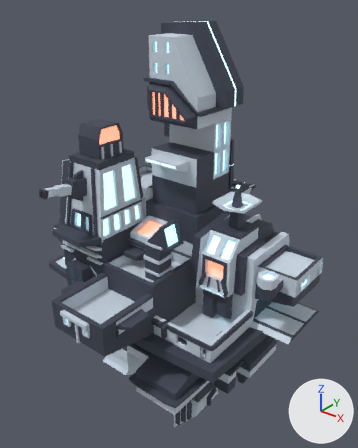
The FBX model src/models/MainSpaceStation.fbx, before and after one commit.
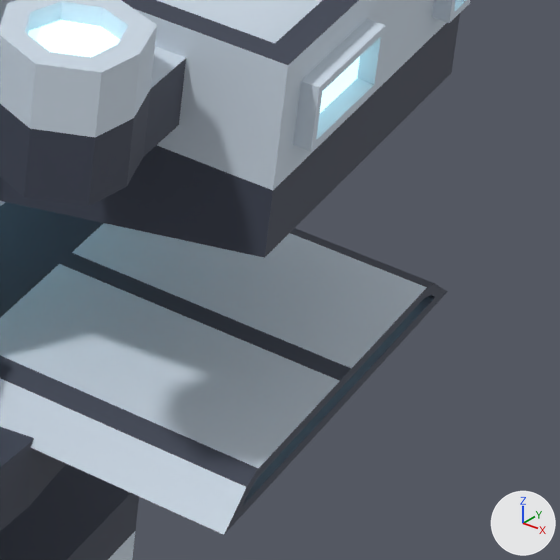
The first picture shows the older version from a 50 mm lens placed at (4.79, -6.5, 6.61), pointed at (-0.62, 0.26, 2.42). The close-ups show both versions on the part from 72% to 93% of the width and 61% to 78% of the height of that picture; other places that the commit changed are outside them. The axes (+X, +Y, +Z) are drawn at lower right. The lights are the same throughout. Where no turn or scale is listed for an object, it has been applied to the vertices.
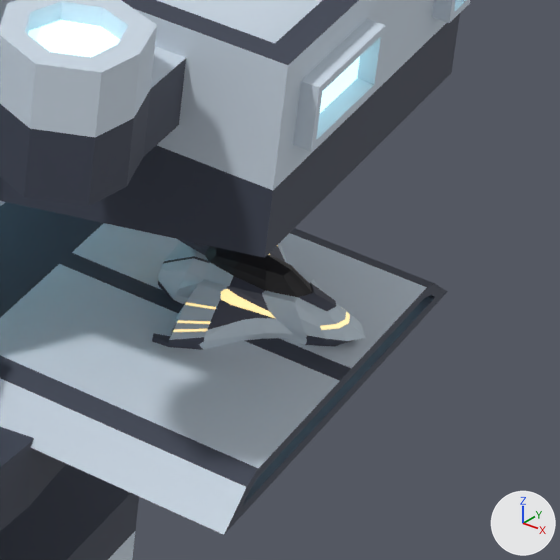
The edits, one by one:
Material 'SpaceShipGray' (mat_spaceshipgray) is new.
Its base color is (0.601, 0.708, 0.8) (white #ccdbe7).
Material 'EmissionYellowShip' (mat_emissionyellowship) is new.
Its base color is (0.8, 0.8, 0.8) (white #e7e7e7).
Its emission color is (1.0, 0.663, 0.165) (yellow #ffd571).
Its emission strength is 1.0.
Material 'SpaceShipDark' (mat_spaceshipdark) is new.
Its base color is (0.067, 0.0751, 0.111) (dark blue #494d5e).
Material 'maskBlack' (mat_maskblack) is new.
Its base color is (0.0073, 0.00663, 0.00902) (black #151318).
Mesh me_cube_002 is new.
It has 412 vertices, 392 faces and spans x -0.354..0.174, y -0.295..0.262, z -0.067..0.143.
Faces by material slot: [172, 148, 38, 34].
It uses material mat_spaceshipgray (white #ccdbe7).
It uses material mat_spaceshipdark (dark blue #494d5e).
It uses material mat_maskblack (black #151318).
It uses material mat_emissionyellowship (white #e7e7e7).
Object 'YellowShip' (ob_yellowship) is new; it shows me_cube_002.
Its location is (1.822, 0.733, 1.129).

What differs and where, as boxes [x1, y1, x2, y2] in the close-ups (560 x 560 px):
'YellowShip', added: after [152, 239, 366, 350]
    faces in mat_spaceshipgray (white #ccdbe7): [158, 242, 366, 350]
    faces in mat_spaceshipdark (dark blue #494d5d): [152, 239, 363, 350]
    faces in mat_maskblack (black #151318): [205, 246, 313, 297]
    faces in mat_emissionyellowship (white #e7e7e7): [173, 245, 350, 332]
